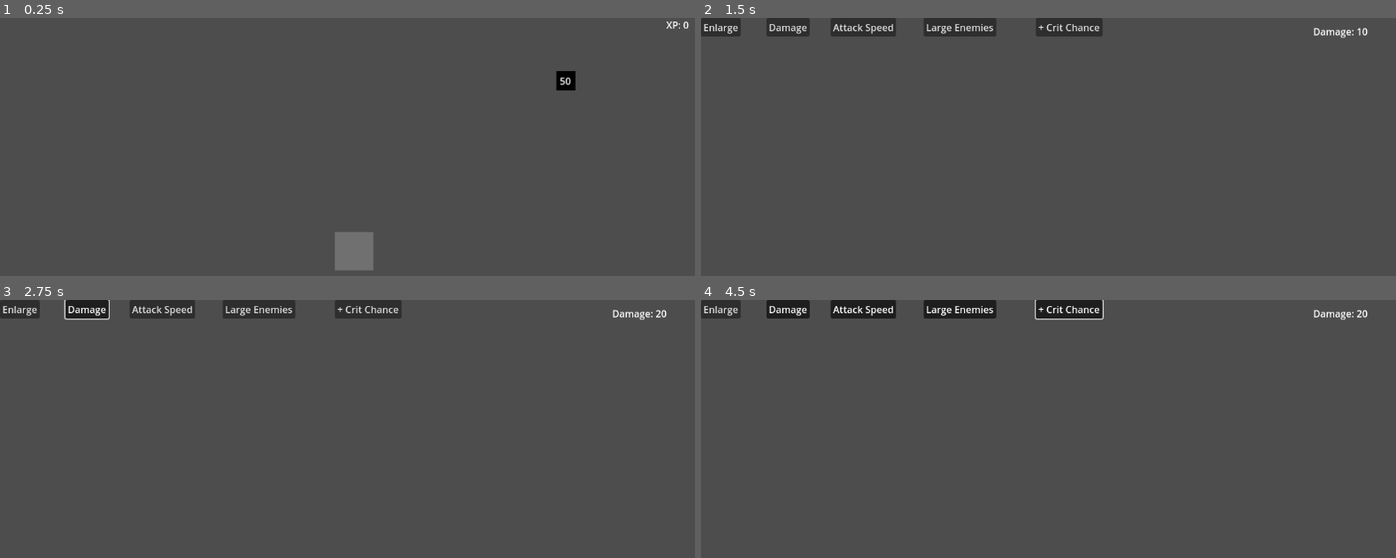
Above: before the commit, frames 1-4 (two rows, left to right).
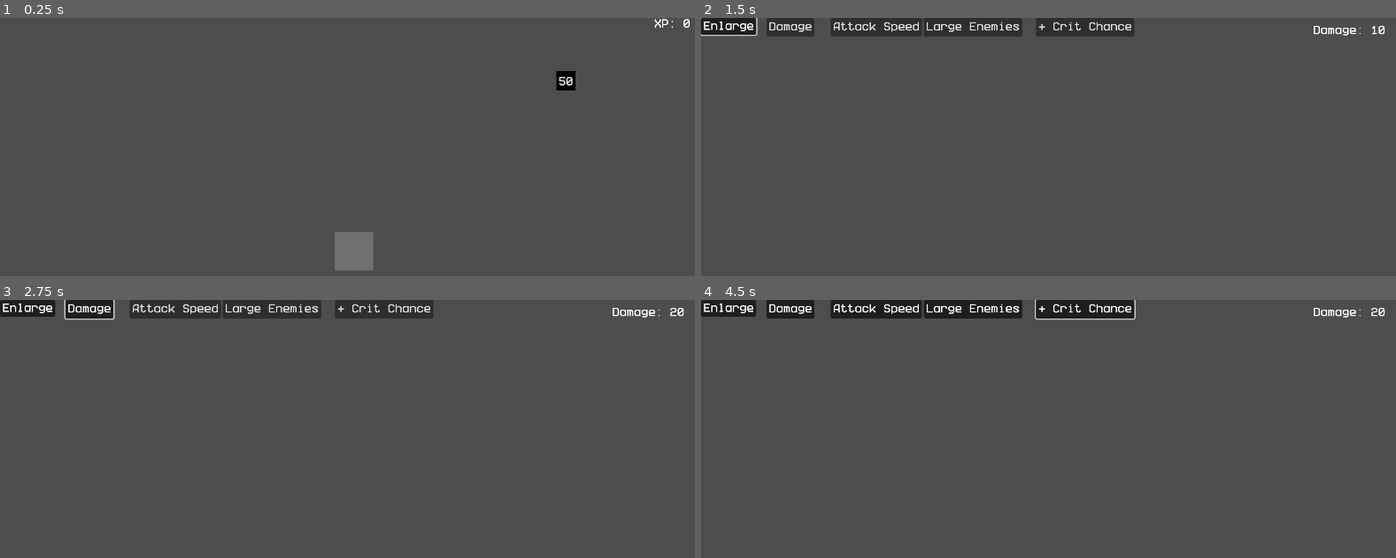
Above: after the commit, the same moments.

Repository: mihai-molnar/clicker-game
Game: Godot game, scene res://scenes/game.tscn
The game is run twice, just before and just after one commit, with the same random seed, the same clock (stepped at 60 frames per second) and the same inputs.
Inputs (mouse positions are in pixels of both pictures, inside the frame that each line leads up to):
- Up to frame 1 (0.25 s): no input
- Up to frame 2 (1.5 s): move the mouse to (1208, 226) at 0.52 s; tap C (Shop) at 0.6, 0.77, 1.07 s; click "Enlarge" at 1.25 s
- Up to frame 3 (2.75 s): click "Damage" at 2 s
- Up to frame 4 (4.5 s): click "Attack Speed" at 2.75 s; click "Large Enemies" at 3.5 s; click "+ Crit Chance" at 4.25 s

The runs differ from the first frame. In frame 1, 0.1% of the frame differs, in the area x 80-100%, y 0-27%; in frame 2, 2.0%; in frame 3, 2.1%; in frame 4, 2.2%, in the area x 0-99%, y 0-8%.

Commit message:
added fonts

Diff:
--- a/scenes/enemy.tscn
+++ b/scenes/enemy.tscn
@@ -1,6 +1,7 @@
-[gd_scene load_steps=5 format=3 uid="uid://bixjd8le13nkb"]
+[gd_scene load_steps=6 format=3 uid="uid://bixjd8le13nkb"]
 
 [ext_resource type="Script" uid="uid://cyfducx212of" path="res://scenes/enemy.gd" id="1_7p1mj"]
+[ext_resource type="FontFile" uid="uid://hqpa84d2dqvp" path="res://fonts/Better VCR 9.0.1.ttf" id="2_md0e3"]
 
 [sub_resource type="Gradient" id="Gradient_fovp8"]
 
@@ -32,11 +33,12 @@
 anchor_right = 0.5
 anchor_bottom = 0.5
 offset_left = -20.0
-offset_top = -11.5
+offset_top = -9.5
 offset_right = 20.0
-offset_bottom = 11.5
+offset_bottom = 13.5
 grow_horizontal = 2
 grow_vertical = 2
+theme_override_fonts/font = ExtResource("2_md0e3")
 text = "50"
 horizontal_alignment = 1
 vertical_alignment = 1
--- a/scenes/game.tscn
+++ b/scenes/game.tscn
@@ -1,7 +1,8 @@
-[gd_scene load_steps=3 format=3 uid="uid://df10la3y8qu12"]
+[gd_scene load_steps=4 format=3 uid="uid://df10la3y8qu12"]
 
 [ext_resource type="PackedScene" uid="uid://cpyflcuucq0h1" path="res://scenes/player.tscn" id="1_uwrxv"]
 [ext_resource type="Script" uid="uid://c1u2sieo4xne0" path="res://scenes/game.gd" id="1_yqjtg"]
+[ext_resource type="FontFile" uid="uid://hqpa84d2dqvp" path="res://fonts/Better VCR 9.0.1.ttf" id="3_lnu2h"]
 
 [node name="Game" type="Node2D"]
 script = ExtResource("1_yqjtg")
@@ -38,6 +39,7 @@
 offset_bottom = 23.0
 grow_horizontal = 0
 size_flags_horizontal = 4
+theme_override_fonts/font = ExtResource("3_lnu2h")
 text = "XP: 0"
 
 [connection signal="timeout" from="EnemySpawnTimer" to="." method="_on_enemy_spawn_timer_timeout"]
--- a/scenes/shop.tscn
+++ b/scenes/shop.tscn
@@ -1,6 +1,7 @@
-[gd_scene load_steps=2 format=3 uid="uid://dgto76vlk31v"]
+[gd_scene load_steps=3 format=3 uid="uid://dgto76vlk31v"]
 
 [ext_resource type="Script" uid="uid://c24v3m1whymx1" path="res://scenes/shop.gd" id="1_lx5au"]
+[ext_resource type="FontFile" uid="uid://hqpa84d2dqvp" path="res://fonts/Better VCR 9.0.1.ttf" id="2_xfvoa"]
 
 [node name="Shop" type="Control"]
 layout_mode = 3
@@ -15,6 +16,7 @@
 layout_mode = 0
 offset_right = 8.0
 offset_bottom = 8.0
+theme_override_fonts/font = ExtResource("2_xfvoa")
 toggle_mode = true
 text = "Enlarge"
 
@@ -23,6 +25,7 @@
 offset_left = 109.0
 offset_right = 181.0
 offset_bottom = 31.0
+theme_override_fonts/font = ExtResource("2_xfvoa")
 toggle_mode = true
 text = "Damage"
 
@@ -31,6 +34,7 @@
 offset_left = 216.0
 offset_right = 325.0
 offset_bottom = 31.0
+theme_override_fonts/font = ExtResource("2_xfvoa")
 toggle_mode = true
 text = "Attack Speed"
 
@@ -39,6 +43,7 @@
 offset_left = 371.0
 offset_right = 492.0
 offset_bottom = 31.0
+theme_override_fonts/font = ExtResource("2_xfvoa")
 toggle_mode = true
 text = "Large Enemies"
 
@@ -47,6 +52,7 @@
 offset_left = 558.0
 offset_right = 669.0
 offset_bottom = 31.0
+theme_override_fonts/font = ExtResource("2_xfvoa")
 toggle_mode = true
 text = "+ Crit Chance"
 
@@ -67,6 +73,7 @@
 offset_bottom = 46.0
 grow_horizontal = 0
 grow_vertical = 2
+theme_override_fonts/font = ExtResource("2_xfvoa")
 text = "Dmg: 100
 Crit Chance: 0
 Attack Speed: 100"
Binary file added: fonts/Better VCR 9.0.1.ttf
Not shown, added: fonts/Better VCR 9.0.1.ttf.import
